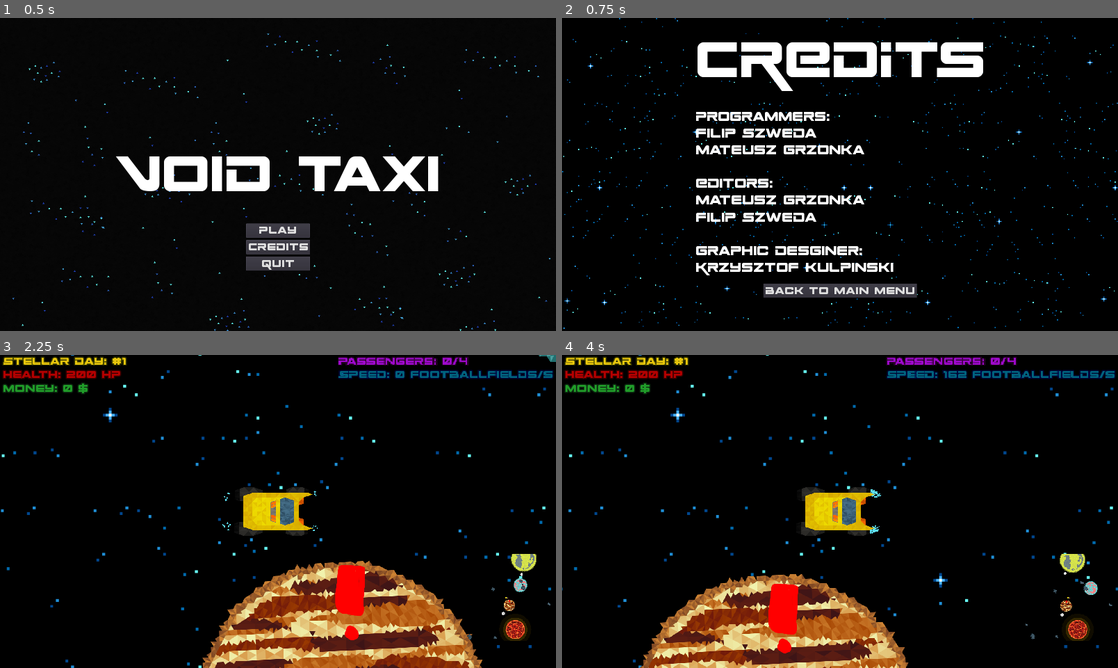
Above: before the commit, frames 1-4 (two rows, left to right).
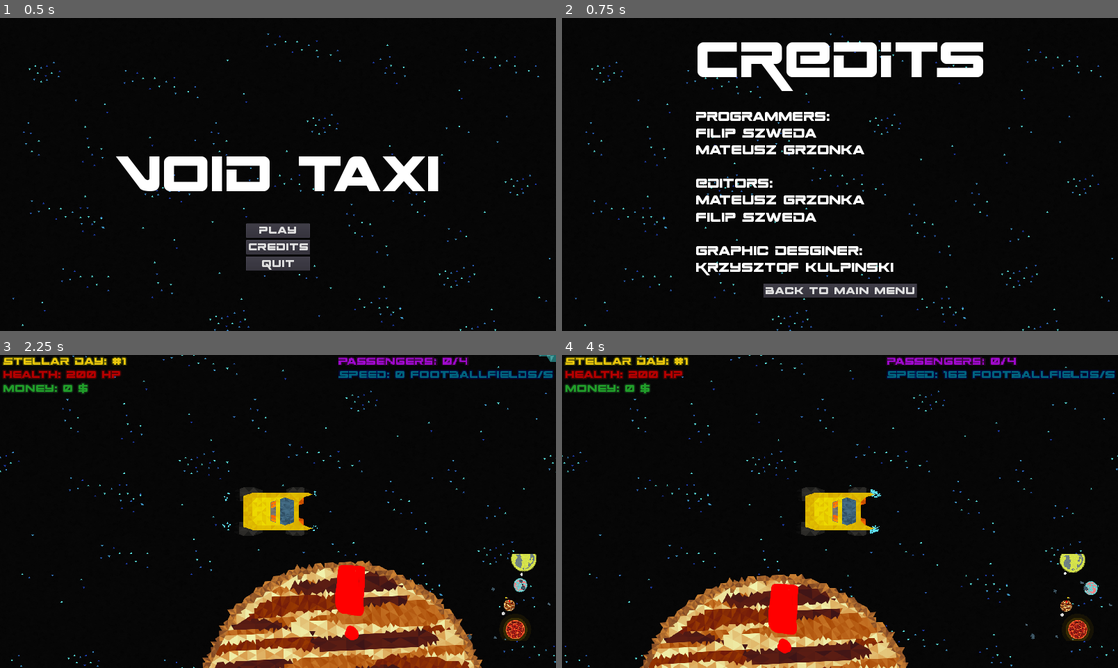
Above: after the commit, the same moments.

Repository: game-jam-team-gut/void-taxi
Game: Godot game, scene res://MainMenu.tscn
The game is run twice, just before and just after one commit, with the same random seed, the same clock (stepped at 60 frames per second) and the same inputs.
Inputs:
- Up to frame 1 (0.5 s): no input
- Up to frame 2 (0.75 s): click "Credits" at 0.5 s
- Up to frame 3 (2.25 s): click "Back to Main Menu" at 1.25 s; click "Play" at 2 s
- Up to frame 4 (4 s): hold Right (ui_right) 2.78-3.53 s; hold Down (ui_down) from 3.53 s (still down)

Frame 1 is identical in both runs. In frame 2, 1.3% of the frame differs, in the area x 0-100%, y 0-100%; in frame 3, 1.1%; in frame 4, 1.2%.

Commit message:
Add new background to all scenes

Diff:
--- a/Credits.tscn
+++ b/Credits.tscn
@@ -1,6 +1,6 @@
 [gd_scene load_steps=7 format=2]
 
-[ext_resource path="res://Void/background.png" type="Texture" id=1]
+[ext_resource path="res://Void/testbg.png" type="Texture" id=1]
 [ext_resource path="res://spaceranger.ttf" type="DynamicFontData" id=2]
 [ext_resource path="res://Credits/Credits.gd" type="Script" id=3]
 
@@ -23,8 +23,9 @@
 }
 
 [node name="Sprite" type="Sprite" parent="."]
+scale = Vector2( 0.6, 0.6 )
 texture = ExtResource( 1 )
-offset = Vector2( 960, 540 )
+centered = false
 
 [node name="VBoxContainer" type="VBoxContainer" parent="."]
 margin_left = 960.0
--- a/GameOver.tscn
+++ b/GameOver.tscn
@@ -1,6 +1,6 @@
 [gd_scene load_steps=8 format=2]
 
-[ext_resource path="res://Void/background.png" type="Texture" id=1]
+[ext_resource path="res://Void/testbg.png" type="Texture" id=1]
 [ext_resource path="res://spaceranger.ttf" type="DynamicFontData" id=2]
 [ext_resource path="res://GameOver/GameOver.gd" type="Script" id=3]
 
@@ -29,6 +29,7 @@
 }
 
 [node name="Sprite" type="Sprite" parent="."]
+scale = Vector2( 0.6, 0.6 )
 texture = ExtResource( 1 )
 centered = false
 
@@ -62,19 +63,19 @@
 }
 
 [node name="PlayButton" type="Button" parent="VBoxContainer2"]
-margin_right = 640.0
+margin_right = 514.0
 margin_bottom = 49.0
 custom_fonts/font = SubResource( 2 )
 text = "Try again"
 
 [node name="MarginContainer" type="MarginContainer" parent="VBoxContainer2"]
 margin_top = 53.0
-margin_right = 640.0
+margin_right = 514.0
 margin_bottom = 53.0
 
 [node name="MainMenuButton" type="Button" parent="VBoxContainer2"]
 margin_top = 57.0
-margin_right = 640.0
+margin_right = 514.0
 margin_bottom = 106.0
 custom_fonts/font = SubResource( 3 )
 custom_colors/font_color_disabled = Color( 1, 1, 1, 1 )
@@ -82,7 +83,7 @@
 
 [node name="MarginContainer2" type="MarginContainer" parent="VBoxContainer2"]
 margin_top = 110.0
-margin_right = 640.0
+margin_right = 514.0
 margin_bottom = 110.0
 __meta__ = {
 "_edit_use_anchors_": false
@@ -90,7 +91,7 @@
 
 [node name="QuitButton" type="Button" parent="VBoxContainer2"]
 margin_top = 114.0
-margin_right = 640.0
+margin_right = 514.0
 margin_bottom = 163.0
 custom_fonts/font = SubResource( 4 )
 text = "Quit"
--- a/Void.tscn
+++ b/Void.tscn
@@ -2,7 +2,7 @@
 
 [ext_resource path="res://Void/Taxi.tscn" type="PackedScene" id=1]
 [ext_resource path="res://Void/PlanetSystem.tscn" type="PackedScene" id=2]
-[ext_resource path="res://Void/background.png" type="Texture" id=3]
+[ext_resource path="res://Void/testbg.png" type="Texture" id=3]
 [ext_resource path="res://Void/PassengersDestinationsAssigner.gd" type="Script" id=7]
 [ext_resource path="res://Void/AsteroidSpawner.gd" type="Script" id=10]
 
@@ -32,7 +32,7 @@
 motion_mirroring = Vector2( 1920, 1079 )
 
 [node name="Sprite" type="Sprite" parent="ParallaxBackground/ParallaxLayer2"]
-scale = Vector2( 2.5, 2.5 )
+scale = Vector2( 0.6, 0.6 )
 texture = ExtResource( 3 )
 centered = false
 
--- a/WinCredits.tscn
+++ b/WinCredits.tscn
@@ -1,6 +1,6 @@
 [gd_scene load_steps=10 format=2]
 
-[ext_resource path="res://Void/background.png" type="Texture" id=1]
+[ext_resource path="res://Void/testbg.png" type="Texture" id=1]
 [ext_resource path="res://WinCredits/MovingWinCredits.gd" type="Script" id=2]
 [ext_resource path="res://spaceranger.ttf" type="DynamicFontData" id=3]
 [ext_resource path="res://WinCredits/WinCredits.gd" type="Script" id=4]
@@ -30,8 +30,9 @@
 }
 
 [node name="Sprite" type="Sprite" parent="."]
+scale = Vector2( 0.6, 0.6 )
 texture = ExtResource( 1 )
-offset = Vector2( 960, 540 )
+centered = false
 
 [node name="MovingWinCredits" type="KinematicBody2D" parent="."]
 script = ExtResource( 2 )
